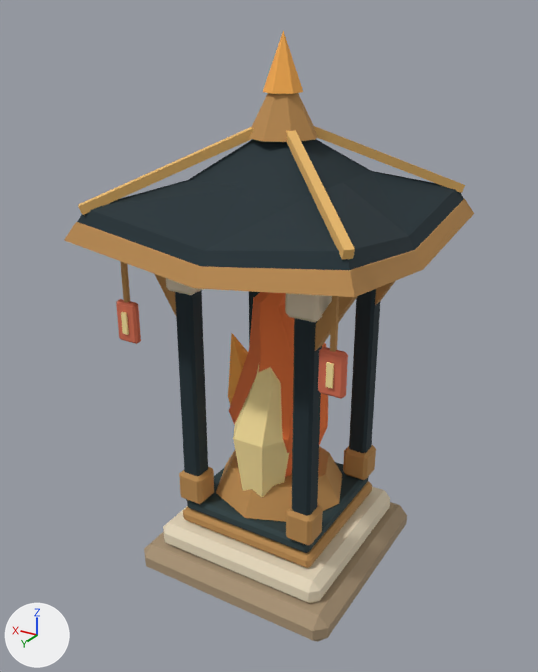
The Blender file ArtSource/Blender/ART1/Tower_FlameLantern.blend as it was, and as the next commit left it.
The view is the same before and after, from a camera (50 mm lens) standing at (-1.44, 2.5, 2.33) and looking at (0.04, 0.04, 1.11). The axes (+X, +Y, +Z) are drawn at lower left. The lights are the same throughout. The picture after the commit comes second.

Names of what the first picture shows: 'Tower_FlameLantern'.
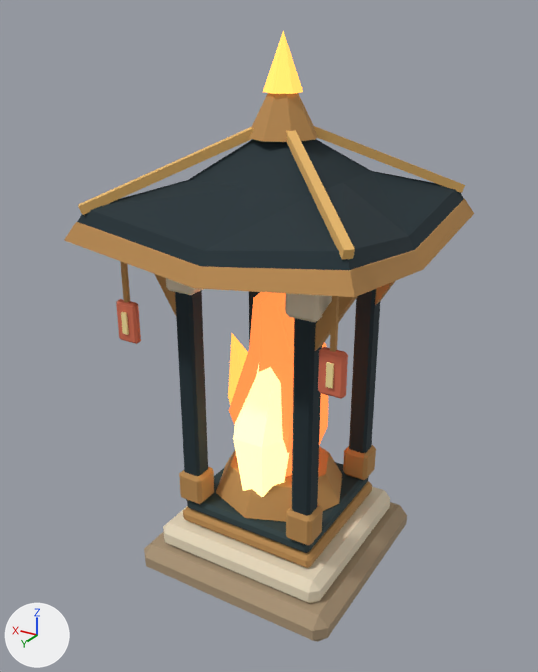
Pixel boxes (x1, y1, x2, y2) of what changed, in the pictures (538 x 672 px):
part 1 of me_tower_flamelanternmesh, recoloured (lighter): (228, 292, 328, 497) in both
part 2 of me_tower_flamelanternmesh, recoloured (orange to yellow): (263, 31, 303, 94) in both

Diff of the bpy script that builds the scene:
```diff
--- a/ArtSource/Blender/ART1/Tower_FlameLantern.blend.py
+++ b/ArtSource/Blender/ART1/Tower_FlameLantern.blend.py
@@ mat_art1glow @@
+mat_art1glow = bpy.data.materials.new('Art1Glow')
+# uses the picture img_art1palette
@@ me_tower_flamelanternmesh @@
 me_tower_flamelanternmesh.from_pydata(...)  # 708 vertices, 683 faces; spans x -0.59..0.59, y -0.59..0.59, z 0.0..2.29
 # used by ob_tower_flamelantern; location = (0.0, 0.0, 0.0)
+# me_tower_flamelanternmesh part 1: 64 of the faces centred in x -0.18..0.25, y -0.18..0.25, z 0.45..1.45 switch from mat_art1surface (picture img_art1palette) to mat_art1glow
+# me_tower_flamelanternmesh part 2: 7 of the faces centred in x -0.04..0.04, y -0.04..0.04, z 2.08..2.15 switch from mat_art1surface (picture img_art1palette) to mat_art1glow
```
